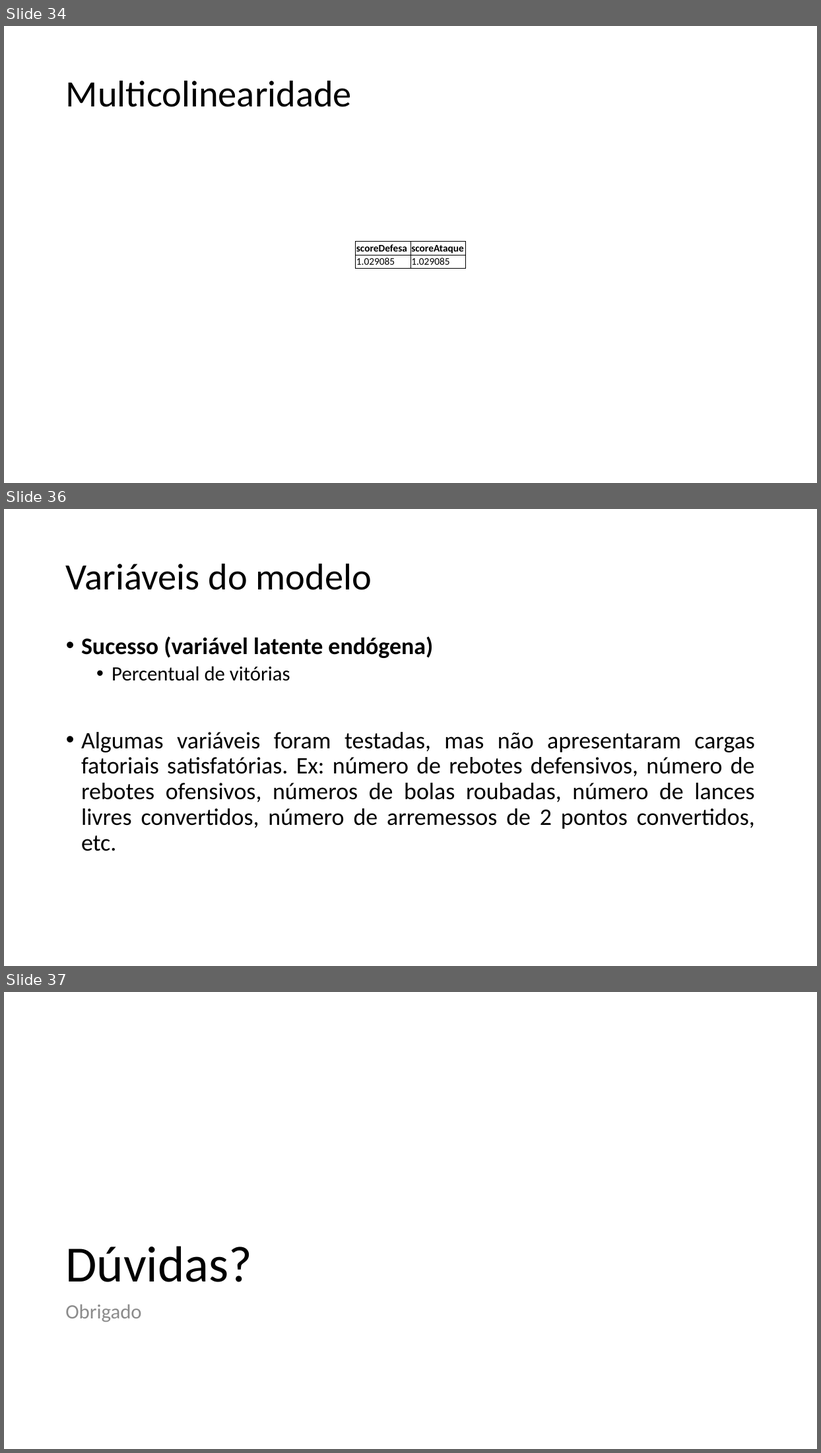
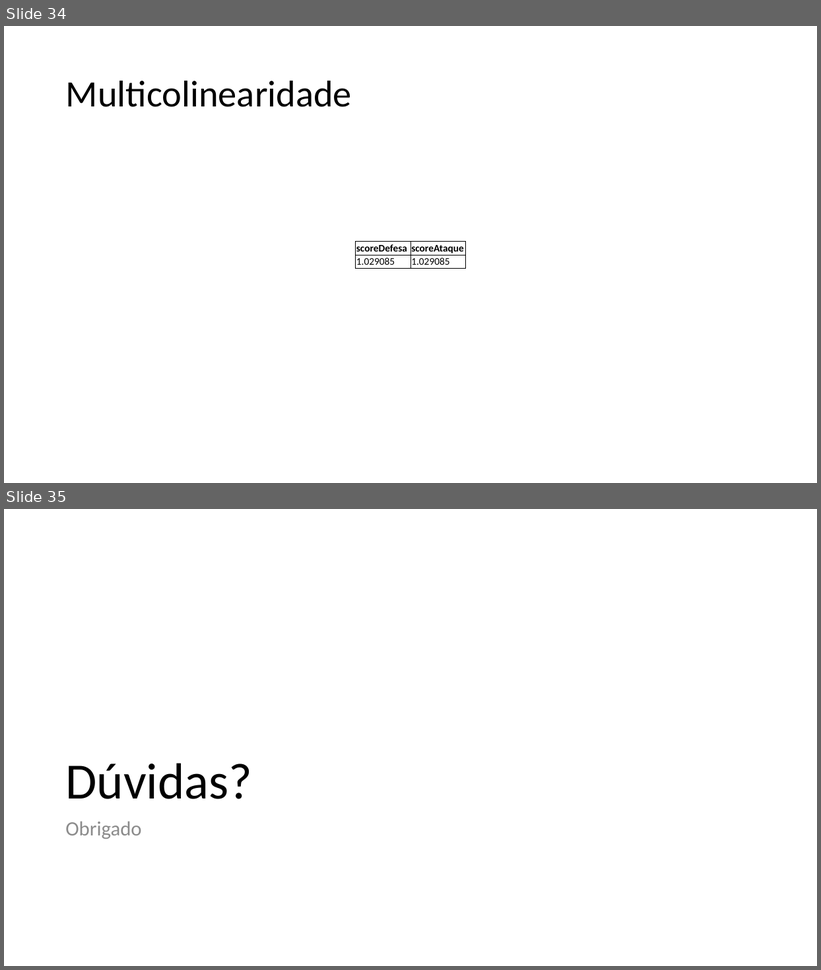
Before and after one commit to ralbino/ead-5917, a slide deck: trabalho_disciplina/Apresentacao_trabalho.pptx. Shown one above the other, each under a label of ours: slides 34, 36 and 37 before the commit, slides 34 and 35 after it; the slides between them are not shown. The pictures are 821x1453 and 821x970 pixels, drawn with LibreOffice and Linux fonts; fonts in the diff are those of the drawing. Boxes give left, top, right and bottom in pixels: in the first picture for what was removed or moved away, otherwise in the second. Text is boxed around its words. In the diff, an @@ line names an element or a change of style, - is before the commit and + after.

```diff
--- a/trabalho_disciplina/Apresentacao_trabalho.pptx
+++ b/trabalho_disciplina/Apresentacao_trabalho.pptx
@@ slide 36 removed at [4, 509, 817, 966], background #FFFFFF @@
@@ title removed at [66, 563, 372, 590] @@
-Variáveis do modelo
@@ text removed at [81, 636, 755, 852] @@
-• Sucesso (variável latente endógena)
-  • Percentual de vitórias
-• Algumas variáveis foram testadas, mas não apresentaram cargas fatoriais satisfatórias. Ex: número de rebotes defensivos, número de rebotes ofensivos, números de bolas roubadas, número de lances livres convertidos, número de arremessos de 2 pontos convertidos, etc.
@@ what was slide 37 is now slide 35 @@
```
Also in this commit, not shown: 4 slides changed, 1 other slide removed, 1 other file.
